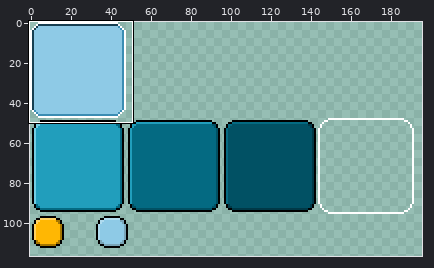
A pixel-art file gets an edit: src/SnakeGame.Core/Content/UserInterface.aseprite. Above: a wide view before the commit, with the close-up outlined.
Close-up. Old version:
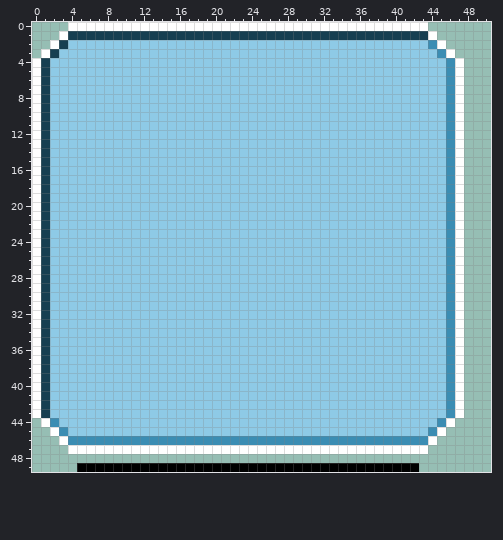
256x256 pixels, 1 frame. Shown: x 0..50, y 0..49. The wide view leaves out empty margins.
The result:
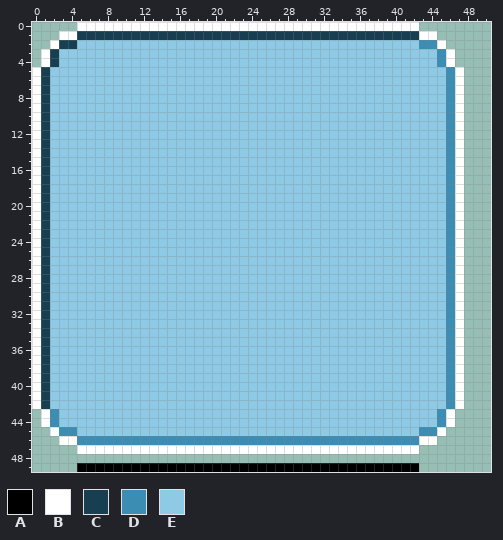
Palette (. is transparent): A #000000  B #ffffff  C #173f51  D #3b8db3  E #8ecae6
Edits made:
y 0: x 4 B -> .; x 43 B -> .
y 1: x 4 C -> B; x 43 C -> B
y 2: x 4 E -> C; x 43 E -> D
y 4: x 0..2 BCE -> .BC; x 45..47 EDB -> DB.
y 43: x 0..2 BCE -> .BD; x 45..47 EDB -> DB.
y 45: x 4 E -> D; x 43 E -> D
y 46: x 4 D -> B; x 43 D -> B
y 47: x 4 B -> .; x 43 B -> .
Boxes around the changes in both close-ups, in picture pixels (x1, y1, x2, y2):
changed: (32, 22, 77, 67)
changed: (419, 22, 464, 67)
changed: (32, 409, 77, 454)
changed: (419, 409, 464, 454)
